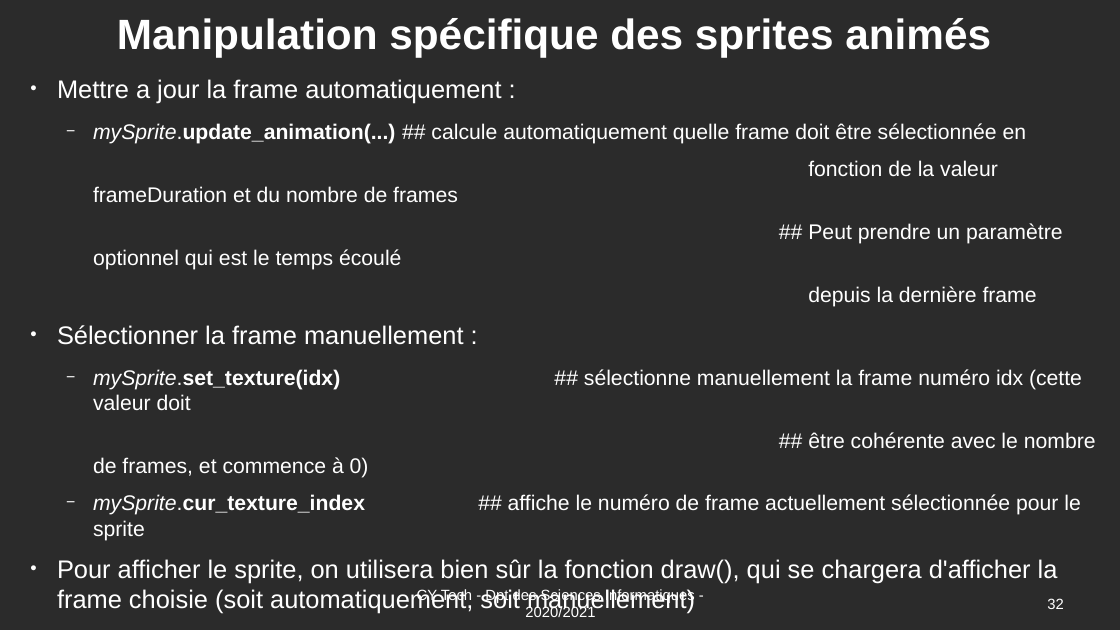
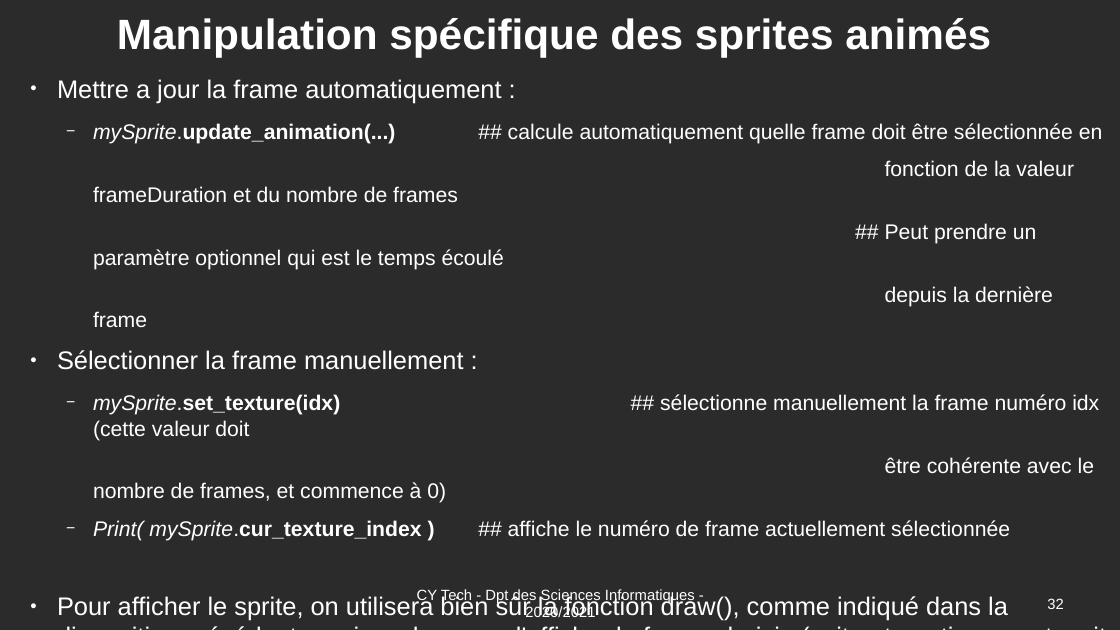
Before and after one commit to Romuald78/pyArcade, a slide deck: slide 32 of _wip/UE_Libre_Jeu_Arcade_Documentation.odp. Drawn at 1120x630 pixels with LibreOffice and Linux fonts; fonts in the diff are those of the drawing; background and template pictures are left out; a plain dark background stands for a picture behind light text. Boxes give left, top, right and bottom in pixels: in the first picture for what was removed or moved away, otherwise in the second. Text is boxed around its words. In the diff, an @@ line names an element or a change of style, - is before the commit and + after.

```diff
--- a/_wip/UE_Libre_Jeu_Arcade_Documentation.odp
+++ b/_wip/UE_Libre_Jeu_Arcade_Documentation.odp
@@ text at box(57, 457, 1094, 620): text changed; size 20 to 24 pt @@
-  ## être cohérente avec le nombre de frames, et commence à 0)
-  − mySprite.cur_texture_index ## affiche le numéro de frame actuellement sélectionnée pour le sprite
-● Pour afficher le sprite, on utilisera bien sûr la fonction draw(), qui se chargera d'afficher la frame choisie (soit automatiquement, soit manuellement)
+  être cohérente avec le nombre de frames, et commence à 0)
+  − Print( mySprite.cur_texture_index ) ## affiche le numéro de frame actuellement sélectionnée
+● Pour afficher le sprite, on utilisera bien sûr la fonction draw(), comme indiqué dans la diapositive précédente, qui se chargera d'afficher la frame choisie (soit automatiquement, soit manuellement)
```
Also in this commit, not shown: 5 other slides changed, 1 other file.
